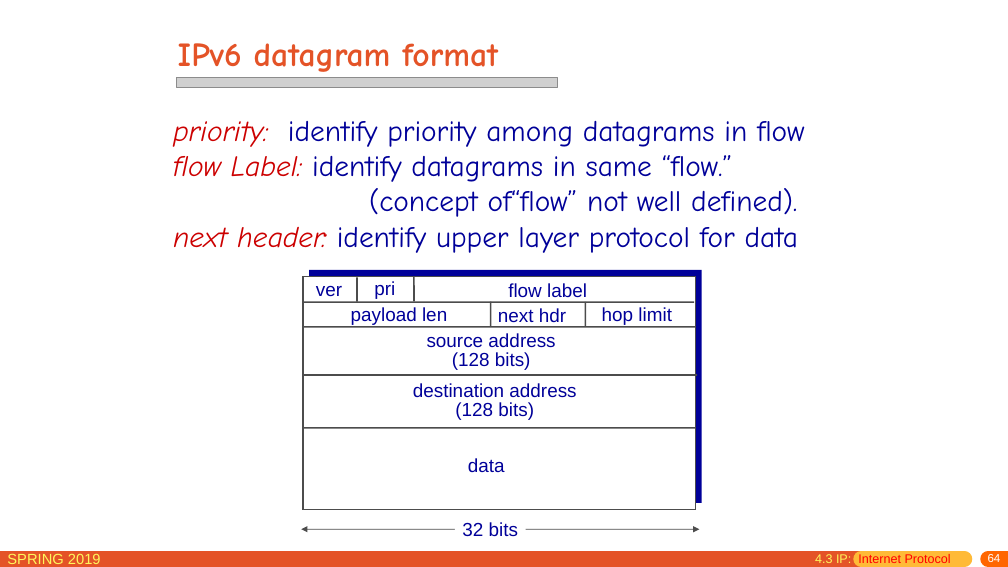
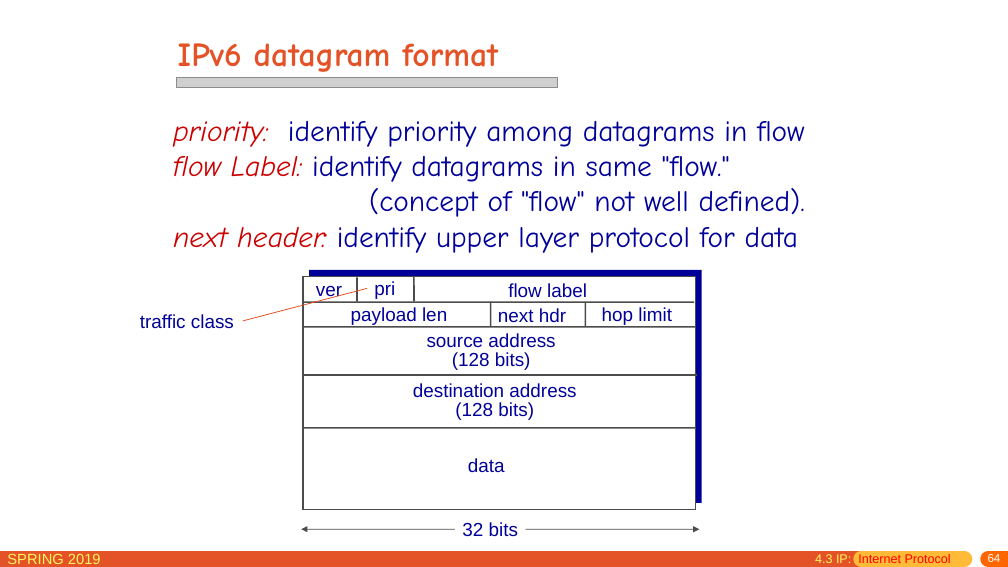
Before and after one commit to jichenghu/PPT_networkDistributed, a slide deck: slide 64 of chapter4.pptx. Drawn at 1008x567 pixels with LibreOffice and Linux fonts; fonts in the diff are those of the drawing; grey boxes stand for pictures. Boxes give left, top, right and bottom in pixels: in the first picture for what was removed or moved away, otherwise in the second. Text is boxed around its words. In the diff, an @@ line names an element or a change of style, - is before the commit and + after.

```diff
--- a/chapter4.pptx
+++ b/chapter4.pptx
@@ text at (173,156,805,217): text changed @@
-flow Label: identify datagrams in same “flow.”
-(concept of“flow” not well defined).
+flow Label: identify datagrams in same "flow."
+(concept of "flow" not well defined).
@@ line added from (243, 321) to (367, 289), #E44F22 0.75 pt @@
@@ text added at (140,314,234,329), 18 pt, text #000099 @@
+traffic class
```
Also in this commit, not shown: 28 other slides changed, 8 slides added.
